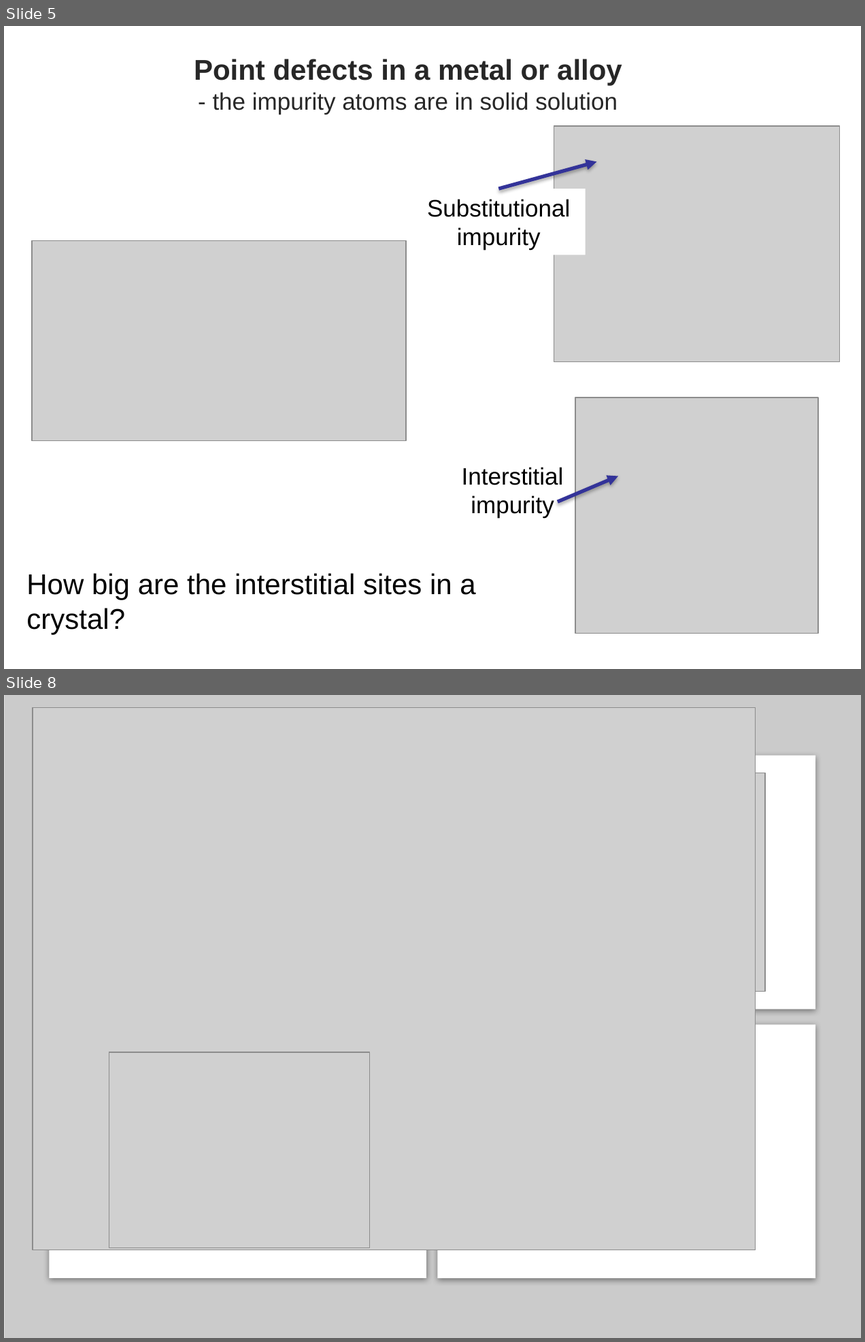
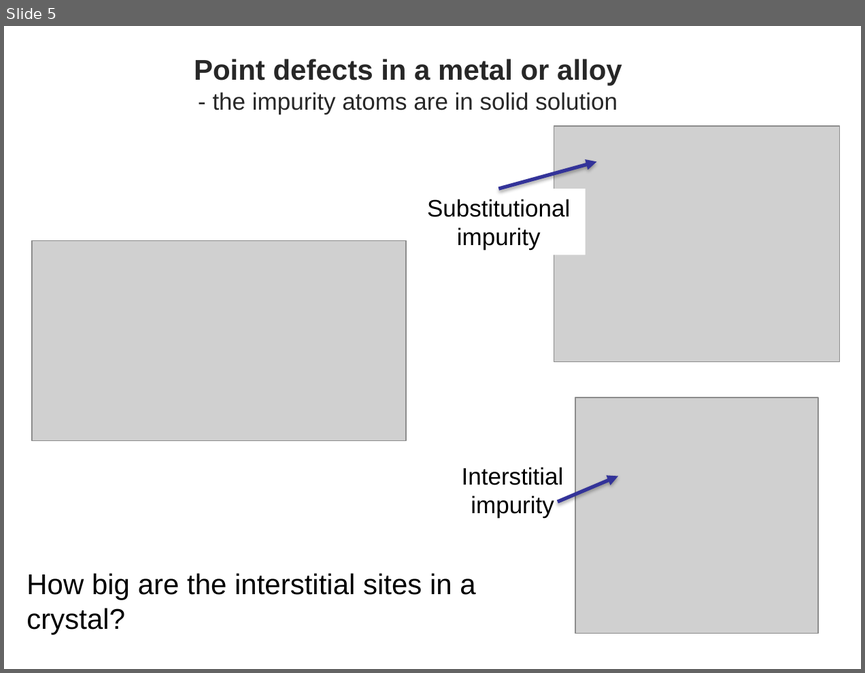
Before and after one commit to sgcorcoran/brightspace, a slide deck: materials_science_renderings/assets/handouts/04.01_defects.pptx. Shown one above the other, each under a label of ours: slides 5 and 8 before the commit, slide 5 after it; the slides between them are not shown. The pictures are 865x1342 and 865x673 pixels, drawn with LibreOffice and Linux fonts; fonts in the diff are those of the drawing; grey boxes stand for pictures. Boxes give left, top, right and bottom in pixels: in the first picture for what was removed or moved away, otherwise in the second. Text is boxed around its words. In the diff, an @@ line names an element or a change of style, - is before the commit and + after.

```diff
--- a/materials_science_renderings/assets/handouts/04.01_defects.pptx
+++ b/materials_science_renderings/assets/handouts/04.01_defects.pptx
@@ slide 8 removed at (x1=4, y1=695, x2=861, y2=1338), background #FFFFFF @@
@@ rectangle removed at (x1=4, y1=695, x2=861, y2=1338) @@
@@ picture removed at (x1=33, y1=708, x2=755, y2=1250) @@
@@ rectangle removed at (x1=50, y1=755, x2=426, y2=1008) @@
@@ rectangle removed at (x1=438, y1=755, x2=815, y2=1008) @@
@@ picture removed at (x1=498, y1=773, x2=765, y2=991) @@
@@ rectangle removed at (x1=50, y1=1024, x2=426, y2=1278) @@
@@ rectangle removed at (x1=438, y1=1024, x2=815, y2=1278) @@
@@ picture removed at (x1=109, y1=1052, x2=370, y2=1248) @@
```
Also in this commit, not shown: 6 other slides removed, 32 other files.
